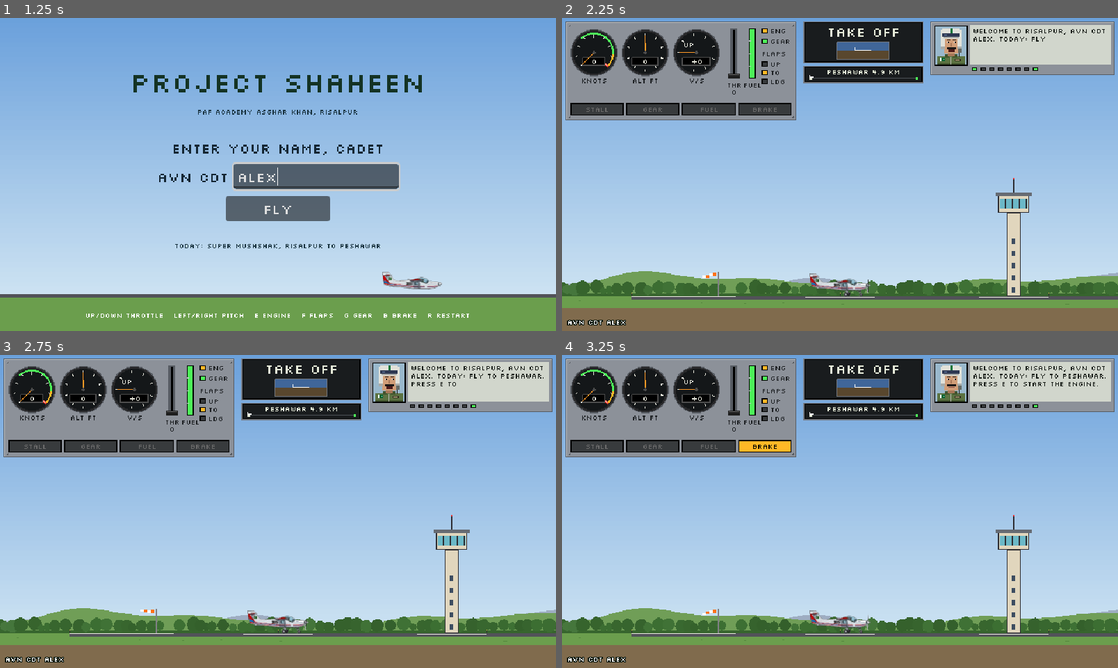
Above: before the commit, frames 1-4 (two rows, left to right).
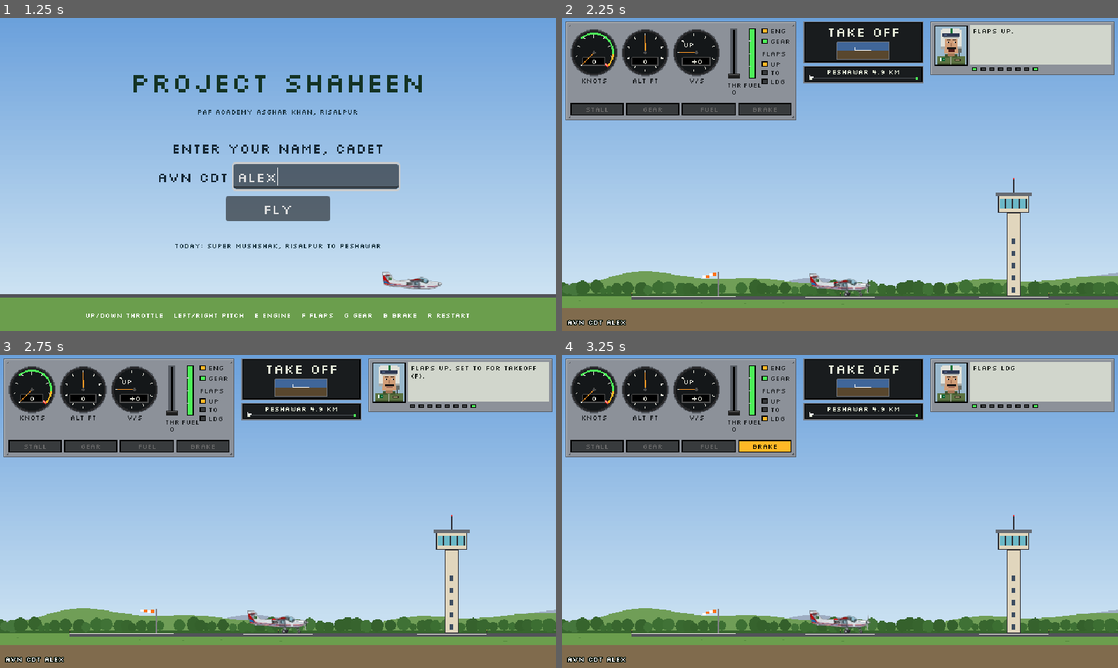
Above: after the commit, the same moments.

Repository: reachrazamair/Shaheen
Game: Godot game, scene res://scenes/ui/main_menu.tscn
Two runs of this game, one before a commit and one after it. Both use one fixed random seed, a clock stepped at 60 frames per second and the inputs below.
Inputs (mouse positions are in pixels of both pictures, inside the frame that each line leads up to):
- Up to frame 1 (1.25 s): click (316, 177) at 0.52 s; type "Alex" at 0.6 s
- Up to frame 2 (2.25 s): click "FLY" at 1.25 s; tap E (engine_toggle) at 2 s; hold Left (pitch_up) from 2.03 s (still down); hold F (flaps_cycle) from 2.03 s (still down)
- Up to frame 3 (2.75 s): keep holding Left (pitch_up); keep holding F (flaps_cycle)
- Up to frame 4 (3.25 s): tap E (engine_toggle) at 2.75, 2.85 s; release Left (pitch_up) at 2.78 s; release F (flaps_cycle) at 2.78 s; hold B (brake) from 2.78 s (still down); tap F (flaps_cycle) at 3.02, 3.05 s

Frame 1 is identical in both runs. In frame 2, 0.2% of the frame differs, in the area x 36-98%, y 3-85%; in frame 3, 0.3%; in frame 4, 0.3%.

Commit message:
Flaps start in TO and step TO-UP-TO-LDG, visible flap panel; punish sharp pull-ups; instructor reacts to gear/flaps
- default_flap_setting (TO); F reverses at the ends of its travel
- Flap panel drawn large enough to see
- pitch_rate_drag (0.35 per deg/s) + induced_drag 2.0: sharp pull from
  110 kt now loses ~38 kt (was 16); gentle pulls cost little
- Instructor gives immediate feedback on gear up/down and flap changes,
  with climb vs approach advice and a landing checklist
- Restored explicit values in super_mushshak.tres after an editor re-save

Co-Authored-By: Claude Opus 5.5 <noreply@anthropic.com>

Diff:
--- a/data/aircraft/super_mushshak.tres
+++ b/data/aircraft/super_mushshak.tres
@@ -18,7 +18,8 @@
 idle_burn_fraction = 0.15
 low_fuel_fraction = 0.15
 drag_coefficient = 0.7
-induced_drag = 0.6
+induced_drag = 2.0
+pitch_rate_drag = 0.35
 stall_speed_kt = 55.0
 stall_aoa_deg = 15.0
 zero_aoa_lift = 0.25
@@ -28,6 +29,7 @@
 flap_lift_bonus = PackedFloat32Array(0, 0.2, 0.45)
 flap_drag = PackedFloat32Array(0, 0.25, 0.7)
 flap_move_time_s = 1.2
+default_flap_setting = 1
 retractable_gear = true
 gear_drag = 0.25
 gear_transit_time_s = 3.0
@@ -61,7 +63,7 @@
 sprite_prop_center = Vector2(272, 57)
 sprite_prop_radius = 34.0
 sprite_flap_hinge = Vector2(130, 40)
-sprite_flap_length = 8.0
+sprite_flap_length = 18.0
 body_color = Color(0.95, 0.95, 0.95, 1)
 stripe_color = Color(0.82, 0.12, 0.12, 1)
 trim_color = Color(0.25, 0.4, 0.8, 1)
--- a/scenes/aircraft/aircraft.gd
+++ b/scenes/aircraft/aircraft.gd
@@ -48,6 +48,9 @@
 var engine_rpm := 0.0              ## 0..1, spools toward 1 when on, 0 when off
 var fuel_kg := 0.0
 var flap_setting := 0              ## target: 0 UP, 1 TO, 2 LDG
+## F steps the flaps one notch in this direction and reverses at the ends:
+## TO -> UP (after takeoff) -> TO -> LDG (approach) -> TO -> UP ...
+var flap_direction := -1
 var flap_pos := 0.0                ## actual, moves toward flap_setting
 var gear_down := true              ## target
 var gear_pos := 1.0                ## actual: 1 down and locked, 0 up
@@ -100,8 +103,9 @@
 	fuel_kg = data.fuel_capacity_kg
 	engine_on = start_with_engine_on
 	engine_rpm = 1.0 if start_with_engine_on else 0.0
-	flap_setting = 0
-	flap_pos = 0.0
+	flap_setting = data.default_flap_setting
+	flap_pos = float(flap_setting)
+	flap_direction = -1
 	gear_down = true
 	gear_pos = 1.0
 	_sync_node()
@@ -113,7 +117,9 @@
 	if event.is_action_pressed("engine_toggle"):
 		engine_on = not engine_on and fuel_kg > 0.0
 	elif event.is_action_pressed("flaps_cycle"):
-		flap_setting = (flap_setting + 1) % FLAP_NAMES.size()
+		if flap_setting + flap_direction < 0 or flap_setting + flap_direction >= FLAP_NAMES.size():
+			flap_direction = -flap_direction
+		flap_setting += flap_direction
 	elif event.is_action_pressed("gear_toggle"):
 		# Fixed gear can't move; retractable gear can't come up on the ground.
 		if data.retractable_gear and not (on_ground and gear_down):
@@ -204,7 +210,8 @@
 	lift_ratio = lift_mag / weight
 
 	var drag_mult := 1.0 + data.induced_drag * cl * cl + _flap_value(data.flap_drag) \
-			+ data.gear_drag * gear_pos + (data.airbrake_drag if airbrake_out else 0.0)
+			+ data.gear_drag * gear_pos + (data.airbrake_drag if airbrake_out else 0.0) \
+			+ (0.0 if on_ground else data.pitch_rate_drag * absf(rad_to_deg(pitch_rate)))
 	var lift := Vector2(-path.y, path.x) * lift_mag
 	var drag := -path * data.drag_coefficient * speed * speed * drag_mult
 	var thrust := nose * _thrust(speed)
@@ -340,8 +347,8 @@
 		var hinge := data.sprite_flap_hinge
 		var ang := deg_to_rad(20.0 * flap_pos)
 		var tip := hinge + Vector2(-cos(ang), sin(ang)) * data.sprite_flap_length
-		draw_line(hinge, tip, Color(0.15, 0.15, 0.18), 4.0)
-		draw_line(hinge, tip, data.stripe_color, 2.0)
+		draw_line(hinge, tip, Color(0.15, 0.15, 0.18), 10.0)
+		draw_line(hinge, tip, data.stripe_color, 6.0)
 
 	# Propeller: the art's blurred blades while running, a still blade when stopped.
 	var pc := data.sprite_prop_center
--- /dev/null
+++ b/scenes/main.tscn
@@ -0,0 +1,7 @@
+[gd_scene format=3 uid="uid://dsx25byako2uk"]
+
+[ext_resource type="PackedScene" path="res://scenes/flight/flight.tscn" id="1_flight"]
+
+[node name="Main" type="Node" unique_id=1504155359]
+
+[node name="Flight" parent="." unique_id=83218274 instance=ExtResource("1_flight")]
--- a/scenes/ui/hud.gd
+++ b/scenes/ui/hud.gd
@@ -24,6 +24,8 @@
 var _said := {}
 var _stall_cooldown := 0.0
 var _last_touchdown_fpm := 0.0
+var _prev_gear_down := true
+var _prev_flap := 1
 
 
 func setup(a: Aircraft, from_base: BaseData, to_base: BaseData, distance_m: float) -> void:
@@ -36,6 +38,8 @@
 	cadet_tag.text = GameState.cadet_title()
 	panel.aircraft = a
 	phase_box.aircraft = a
+	_prev_gear_down = a.gear_down
+	_prev_flap = a.flap_setting
 	a.lifted_off.connect(_on_lifted_off)
 	a.touched_down.connect(_on_touched_down)
 	messages.say("Welcome to %s, %s. Today: fly to %s. Press E to start the engine." % [
@@ -90,28 +94,87 @@
 	elif a.low_fuel:
 		_once("low_fuel", "Fuel is low. Land soon.")
 
+	_react_to_controls()
+
 	if not has_flown and a.on_ground:
 		if a.engine_on and a.engine_rpm >= 1.0:
 			_once("engine", "Engine running. Hold UP to open the throttle and start your takeoff roll.")
 		if a.speed_kt >= a.data.rotate_speed_kt:
 			_once("rotate", "Rotate! Press LEFT to lift the nose.")
 	elif not a.on_ground:
-		if a.flap_setting != 0 and a.altitude_ft > 500.0:
-			_once("flaps_up", "Clean up: press F until the flaps read UP.")
+		var gear_still_down := a.data.retractable_gear and a.gear_down
+		if a.flap_setting != 0 and a.altitude_ft > 500.0 and not gear_still_down and not _approaching():
+			_once("flaps_up", "Passing 500 ft: flaps UP now, press F.")
 		if a.altitude_ft > 1000.0:
-			_once("cruise", "Good climb. %s is %.0f km ahead. Keep above %d kt or you will stall." % [
+			_once("cruise", "Good climb. %s is %.1f km ahead. Keep above %d kt or you will stall." % [
 					destination.short_name.capitalize(), distance_to_destination() / 1000.0, roundi(a.data.stall_speed_kt)])
 		var dist := distance_to_destination()
 		var dest := destination.short_name.capitalize()
 		if dist < 2500.0 and dist > 0.0:
 			_once("descend", "%s ahead. Start your descent and slow down." % dest)
 		if dist < 1600.0 and dist > 0.0:
-			var gear := "gear down (G), " if a.data.retractable_gear and not a.gear_down else ""
-			_once("configure", "Set up to land: %sflaps LDG (F), about %d kt." % [gear, approach_speed_kt()])
+			_once("configure", _landing_checklist())
 		if dist < 900.0 and a.altitude_ft < 600.0:
 			_once("cleared", "%s tower: cleared to land. Touch down gently." % dest)
 		if dist < -destination.runway_length_m:
 			_once("overshot", "You flew past the runway. Turning back is not possible yet: press R to retry.")
+
+
+func _approaching() -> bool:
+	var dist := distance_to_destination()
+	return dist < 2500.0 and dist > -destination.runway_length_m
+
+
+## What is still missing before landing, e.g. "Set up to land: gear down (G), flaps LDG (F), about 61 kt."
+func _landing_checklist() -> String:
+	var a := aircraft
+	var todo := PackedStringArray()
+	if a.data.retractable_gear and not a.gear_down:
+		todo.append("gear down (G)")
+	if a.flap_setting != 2:
+		todo.append("flaps LDG (F)")
+	todo.append("about %d kt" % approach_speed_kt())
+	return "Set up to land: %s." % ", ".join(todo)
+
+
+## Immediate feedback when the player moves the gear or the flaps.
+func _react_to_controls() -> void:
+	var a := aircraft
+	var gear_changed := a.gear_down != _prev_gear_down
+	var flaps_changed := a.flap_setting != _prev_flap
+	_prev_gear_down = a.gear_down
+	_prev_flap = a.flap_setting
+	var dest := destination.short_name.capitalize()
+
+	if gear_changed and a.data.retractable_gear and not a.on_ground:
+		if not a.gear_down:
+			if _approaching():
+				messages.say("Gear UP? You need it down to land: press G!", true)
+			elif a.flap_setting != 0:
+				messages.say("Gear up, good. Climb on, and at 500 ft raise the flaps with F.", true)
+			else:
+				messages.say("Gear up, good. Climb to 1000 ft and head for %s." % dest, true)
+		else:
+			if _approaching():
+				messages.say("Gear down, three green. %s" % ("Now flaps LDG with F." if a.flap_setting != 2 						else "Hold about %d kt." % approach_speed_kt()), true)
+			else:
+				messages.say("Gear down? Raise it again with G for the climb.", true)
+
+	if flaps_changed:
+		var setting: String = Aircraft.FLAP_NAMES[a.flap_setting]
+		if a.on_ground and not has_flown:
+			messages.say("Flaps %s. %s" % [setting, "Good, TO is right for takeoff." if a.flap_setting == 1 					else "Set TO for takeoff (F)."], true)
+		elif _approaching():
+			match a.flap_setting:
+				2: messages.say("Landing flaps set. %s" % ("Gear down too (G)!" if a.data.retractable_gear and not a.gear_down 						else "Hold about %d kt and aim for the runway." % approach_speed_kt()), true)
+				1: messages.say("Flaps TO. Press F once more for LDG.", true)
+				0: messages.say("Flaps UP? For landing you want them down: press F.", true)
+		elif not a.on_ground:
+			if a.flap_setting == 0:
+				_said["flaps_up"] = true
+				messages.say("Flaps up, clean aircraft. Climb to 1000 ft and head for %s." % dest, true)
+			else:
+				messages.say("Flaps %s. Keep them UP for the cruise (F)." % setting, true)
 
 
 func _on_lifted_off() -> void:
--- a/scripts/data/aircraft_data.gd
+++ b/scripts/data/aircraft_data.gd
@@ -36,7 +36,11 @@
 @export var drag_coefficient := 0.7
 ## Extra drag from producing lift: adds induced_drag * cl^2 to the drag multiplier.
 ## Makes hard pulls and slow, nose-high flight bleed energy.
-@export var induced_drag := 0.6
+@export var induced_drag := 2.0
+## Extra drag while the nose is rotating: adds pitch_rate_drag * |pitch rate in deg/s|
+## to the drag multiplier. Yanking the nose up sharply costs a lot of speed;
+## gentle, smooth pitch changes cost little.
+@export var pitch_rate_drag := 0.35
 
 @export_group("Lift and stall")
 ## Clean (no flaps) stall speed. Lift equals weight at this speed at the stall angle.
@@ -61,6 +65,8 @@
 @export var flap_drag := PackedFloat32Array([0.0, 0.25, 0.7])
 ## Seconds to move one flap step.
 @export var flap_move_time_s := 1.2
+## Flap setting at the start of a flight (0 UP, 1 TO, 2 LDG).
+@export var default_flap_setting := 1
 
 @export_group("Landing gear")
 ## False = fixed gear (e.g. Super Mushshak): always down, G does nothing.
@@ -138,7 +144,7 @@
 @export var sprite_prop_radius := 34.0
 ## Wing trailing edge, where the flap hangs from.
 @export var sprite_flap_hinge := Vector2(130, 40)
-@export var sprite_flap_length := 8.0
+@export var sprite_flap_length := 18.0
 @export var body_color := Color(0.95, 0.95, 0.95)
 @export var stripe_color := Color(0.82, 0.12, 0.12)
 @export var trim_color := Color(0.25, 0.4, 0.8)
Not shown, changed: CLAUDE.md
Not shown, changed: docs/GAME_DESIGN.md
